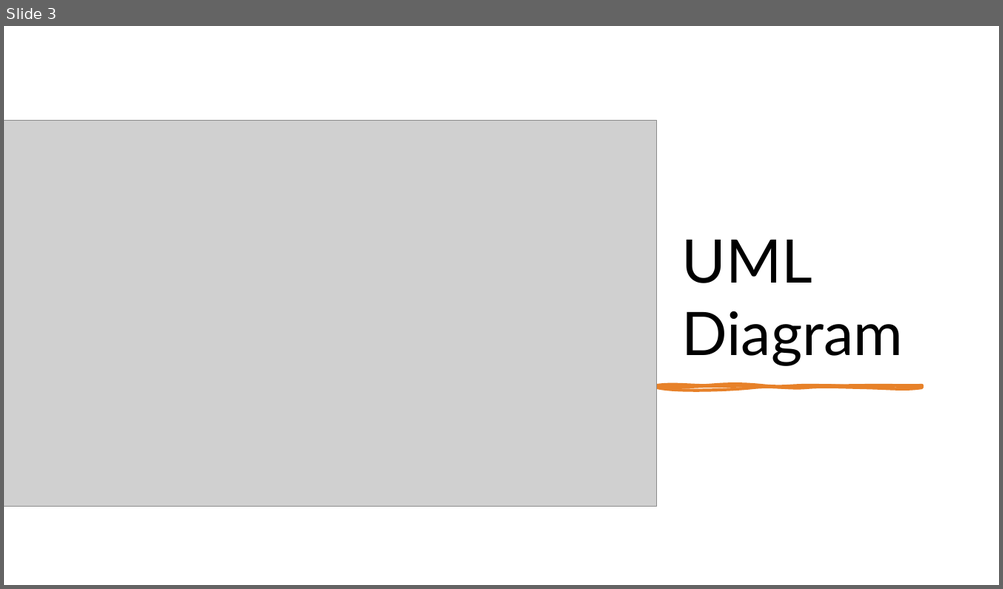
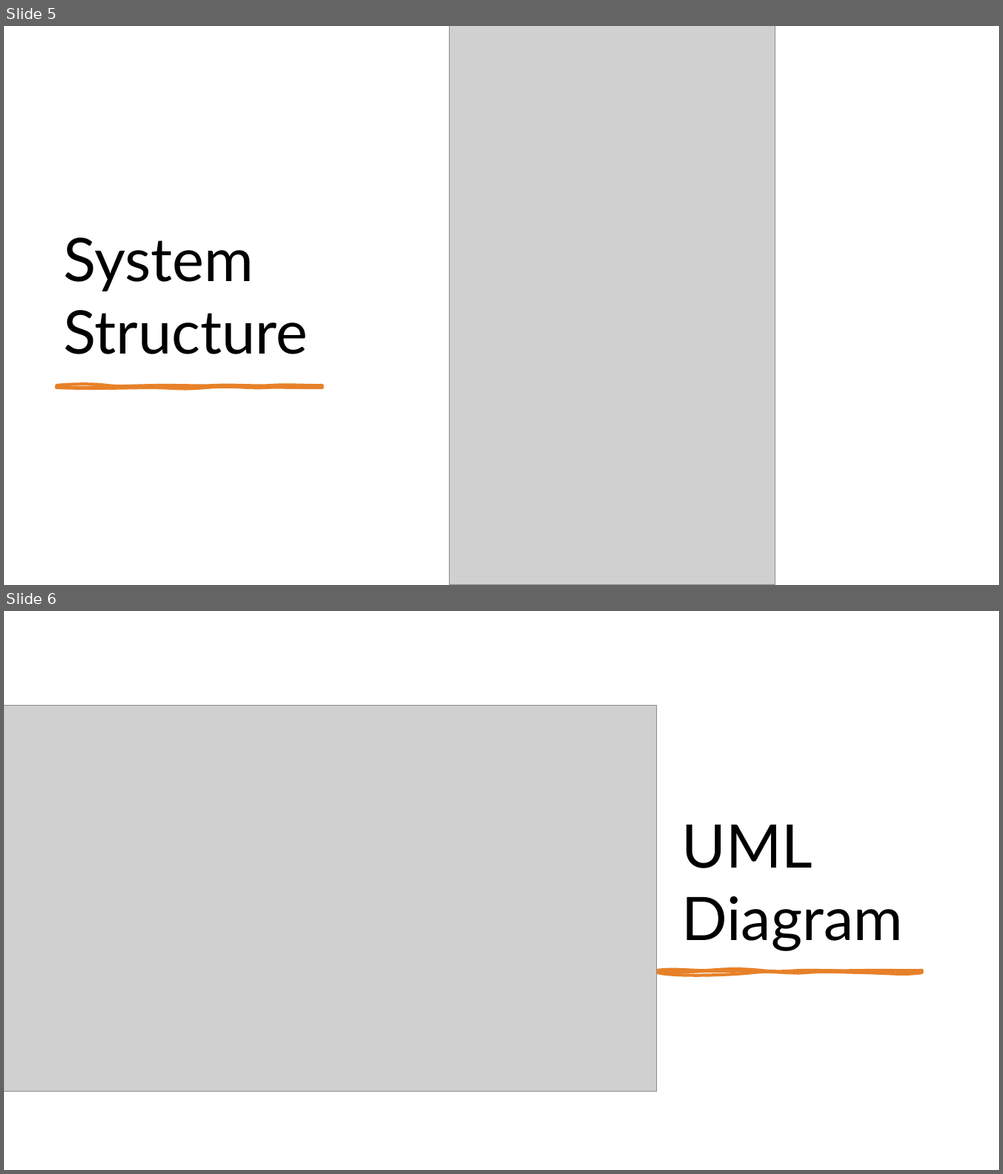
Before and after one commit to XuexianXie/Final_Proj, a slide deck: BBXPresentation.pptx. Shown one above the other, each under a label of ours: slide 3 before the commit, slides 5 and 6 after it. The pictures are 1003x589 and 1003x1174 pixels, drawn with LibreOffice and Linux fonts; fonts in the diff are those of the drawing; grey boxes stand for pictures. Boxes give left, top, right and bottom in pixels: in the first picture for what was removed or moved away, otherwise in the second. Text is boxed around its words. In the diff, an @@ line names an element or a change of style, - is before the commit and + after.

```diff
--- a/BBXPresentation.pptx
+++ b/BBXPresentation.pptx
@@ slide 5 added at (4,26,999,585), background #FFFFFF @@
@@ rectangle added at (4,26,999,585), fill #FFFFFF @@
@@ picture added at (449,26,776,585) @@
@@ title added at (64,238,308,355), 58 pt, text #000000 @@
+System Structure
@@ freeform shape added at (57,386,322,388), fill #E78129, outline #E78129 3 pt @@
@@ what was slide 3 is now slide 6 @@
```
Also in this commit, not shown: 2 other slides added.
